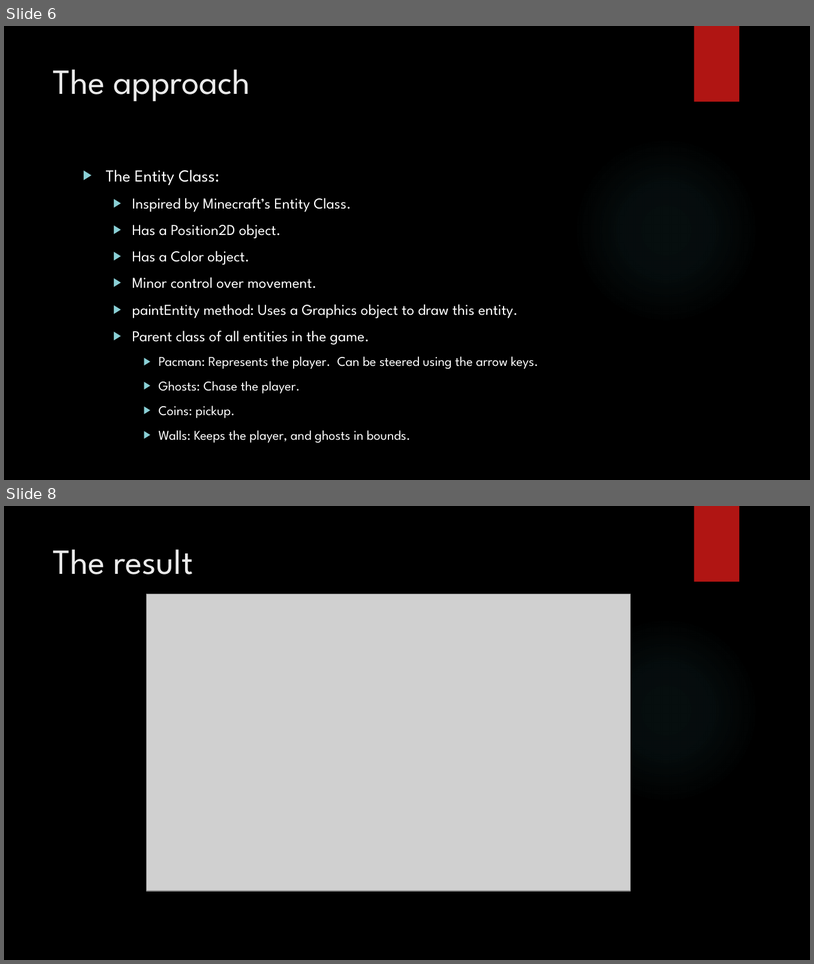
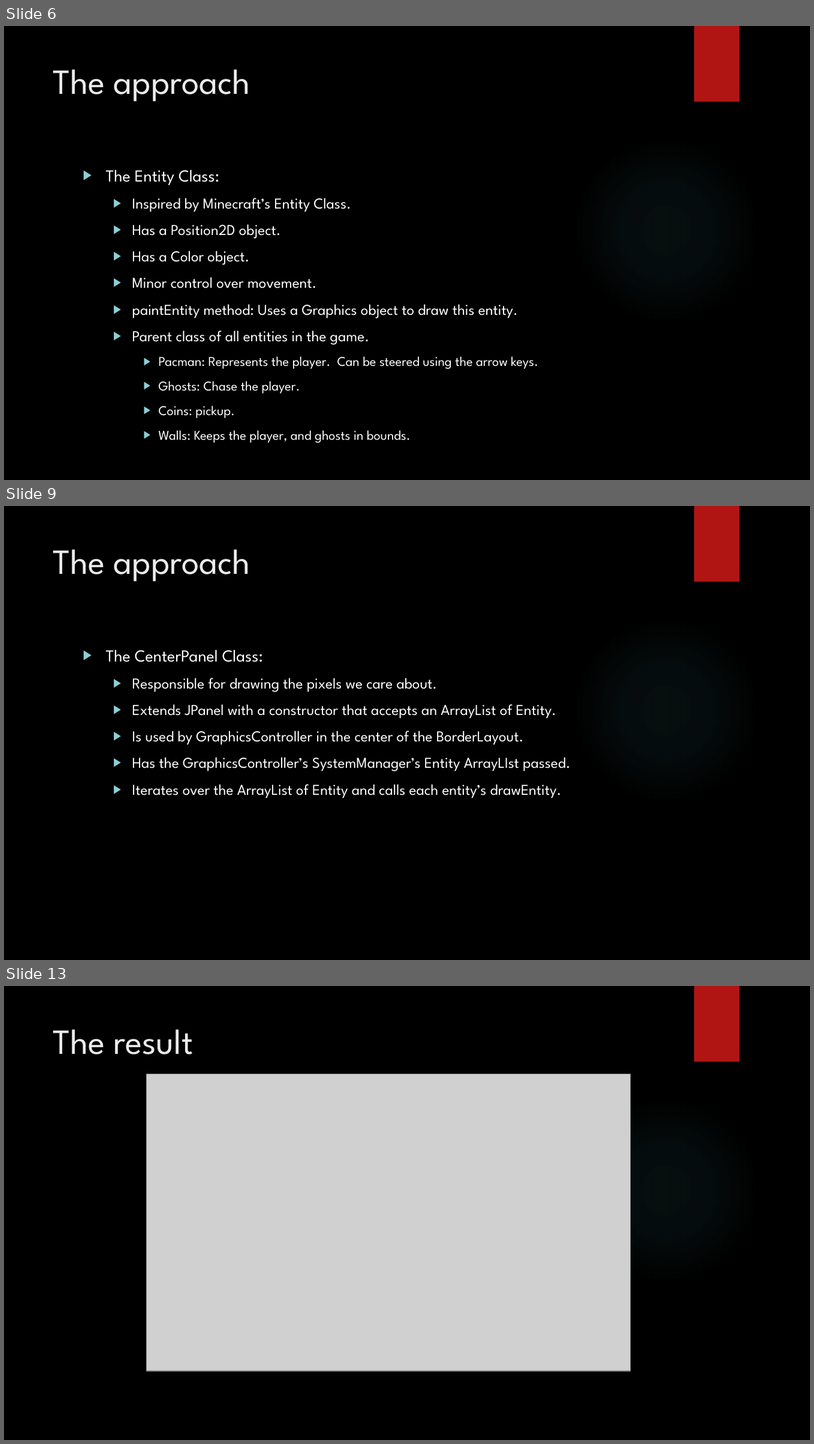
Before and after one commit to DrewMichel/MCC-CS-113-Group-Project, a slide deck: CS 113 Final Project.pptx. Shown one above the other, each under a label of ours: slides 6 and 8 before the commit, slides 6, 9 and 13 after it; the slides between them are not shown. The pictures are 814x964 and 814x1444 pixels, drawn with LibreOffice and Linux fonts; fonts in the diff are those of the drawing; grey boxes stand for pictures; background and template pictures are left out. Boxes give left, top, right and bottom in pixels: in the first picture for what was removed or moved away, otherwise in the second. Text is boxed around its words. In the diff, an @@ line names an element or a change of style, - is before the commit and + after.

Commit message:
Stated in previous push: Using hashmaps on pacman. Pushing presentation.  At about 15 pages.  Have a look and add any difficulties or things of interest you encountered (between the approach and the result section, preferably)

```diff
--- a/CS 113 Final Project.pptx
+++ b/CS 113 Final Project.pptx
@@ slide 9 added at bbox=[4, 506, 810, 960], background picture (left out); not listed: 2 template elements that a slide beside it also shows @@
@@ title added at bbox=[53, 549, 251, 582], 42 pt, text #EBEBEB @@
+The approach
@@ text added at bbox=[106, 649, 571, 798], 18 pt, text #FFFFFF @@
+▶ The CenterPanel Class:
+  ▶ Responsible for drawing the pixels we care about.
+  ▶ Extends JPanel with a constructor that accepts an ArrayList of Entity.
+  ▶ Is used by GraphicsController in the center of the BorderLayout.
+  ▶ Has the GraphicsController’s SystemManager’s Entity ArrayLIst passed.
+  ▶ Iterates over the ArrayList of Entity and calls each entity’s drawEntity.
@@ what was slide 8 is now slide 13 @@
```
Also in this commit, not shown: 1 slide changed, 4 other slides added, 1 other file.
